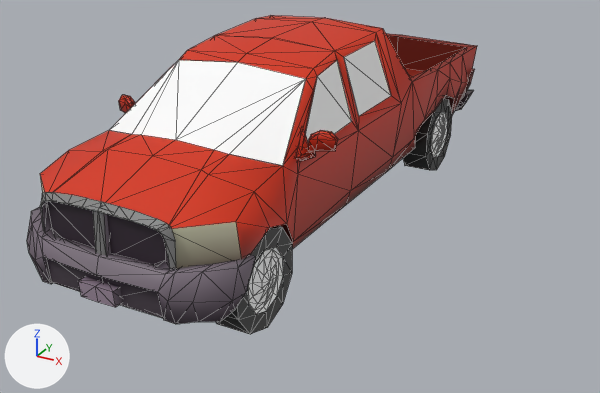
Before and after pictures for a commit that changed the glTF model EverythingLibraryBrowser/models/vehicles/vehicles-trucks-vans-pickup-truck/vehicles-trucks-vans-pickup-truck_v1.glb.
The view is the same before and after, from a camera (50 mm lens) standing at (3.83, -6.79, 3.57) and looking at (0.32, -0.41, 0.38). Lighting does not change. The marker at lower left points along +X, +Y and +Z. The picture after the commit comes second. Mesh edges are drawn as thin lines. Vertices at exactly the same position are counted once.

Before the edit, the objects in view are built like this:
```python
me_mesh_002 = bpy.data.meshes.new('Mesh.002')
me_mesh_002.from_pydata(...)  # 877 vertices, 1416 faces; spans x -1.1..1.1, y -2.9..2.9, z 0.0..1.87
# faces by material slot: [1102, 314]
me_mesh_002.materials.append(mat_mat_standard_044)
me_mesh_002.materials.append(mat_mat_refl_020)
ob_pickup_truck_v1 = bpy.data.objects.new('Pickup Truck_v1', me_mesh_002)
ob_pickup_truck_v1.location = (0.0, 0.0, 0.0)
```
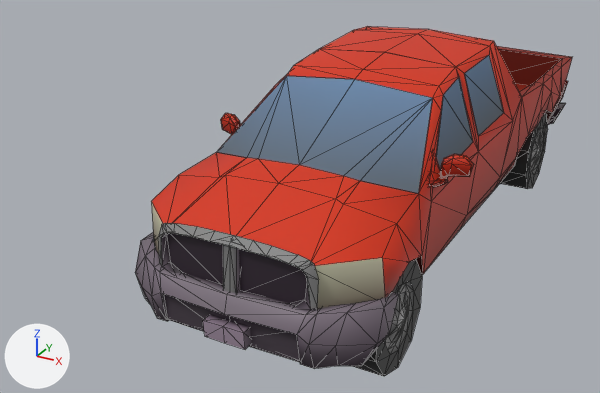
Where the change shows, as pixel boxes [x1, y1, x2, y2] in the pictures (600 x 393 px):
'Pickup Truck_v1', reshaped, moved: before [27, 15, 477, 334]; after [217, 55, 544, 354]
'Pickup Truck_v1.001', added: after [135, 26, 572, 376]
part 1 of me_mesh_002, deleted: before [27, 41, 475, 324]
part 2 of me_mesh_002, deleted: before [40, 15, 477, 334]
part 3 of me_mesh_002, recoloured: before [248, 112, 448, 314]; after [385, 128, 544, 354]

Edits to the bpy script that builds the scene:
```text
Change me_mesh_002:
    used by ob_pickup_truck_v1; location = (0.0, 0.0, 0.0)
    remove me_mesh_002.from_pydata(...)  # 877 vertices, 1416 faces; spans x -1.1..1.1, y -2.9..2.9, z 0.0..1.87
    remove me_mesh_002.materials.append(mat_mat_standard_044)
    add me_mesh_002.from_pydata(...)  # 213 vertices, 314 faces; spans x -1.09..1.09, y -2.27..2.05, z 0.16..1.81
    me_mesh_002 part 1: 20 loose pieces with 305 vertices, spanning x -1.09..1.09, y -2.9..2.9, z 0.33..1.77, are deleted
    me_mesh_002 part 2: 359 vertices removed from x -1.1..1.1, y -2.77..2.81, z 0.0..1.87
    me_mesh_002 part 3: 280 kept faces spanning x -0.94..0.94, y -2.27..2.05, z 0.16..0.69 get new vertex colours; the middle colour goes from white #ffffff to grey #777777
Add me_mesh_001:
    me_mesh_001.from_pydata(...)  # 704 vertices, 1102 faces; spans x -1.1..1.1, y -2.9..2.9, z 0.0..1.87
    me_mesh_001.materials.append(mat_mat_standard_044)
Change ob_pickup_truck_v1:
    ob_pickup_truck_v1.location: (0.0, 0.0, 0.0) -> (1.105, 0.0, 0.0)
Add ob_pickup_truck_v1_001:
    ob_pickup_truck_v1_001 = bpy.data.objects.new('Pickup Truck_v1.001', me_mesh_001)
    ob_pickup_truck_v1_001.location = (1.105, 0.0, 0.0)
```
